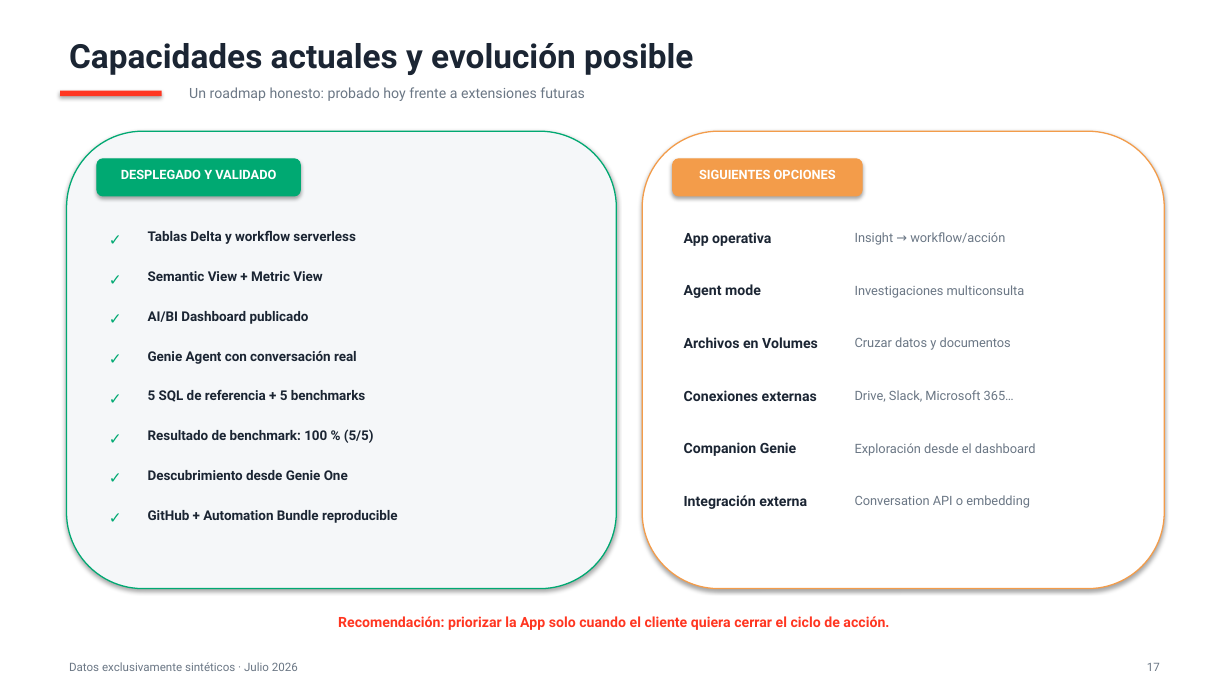
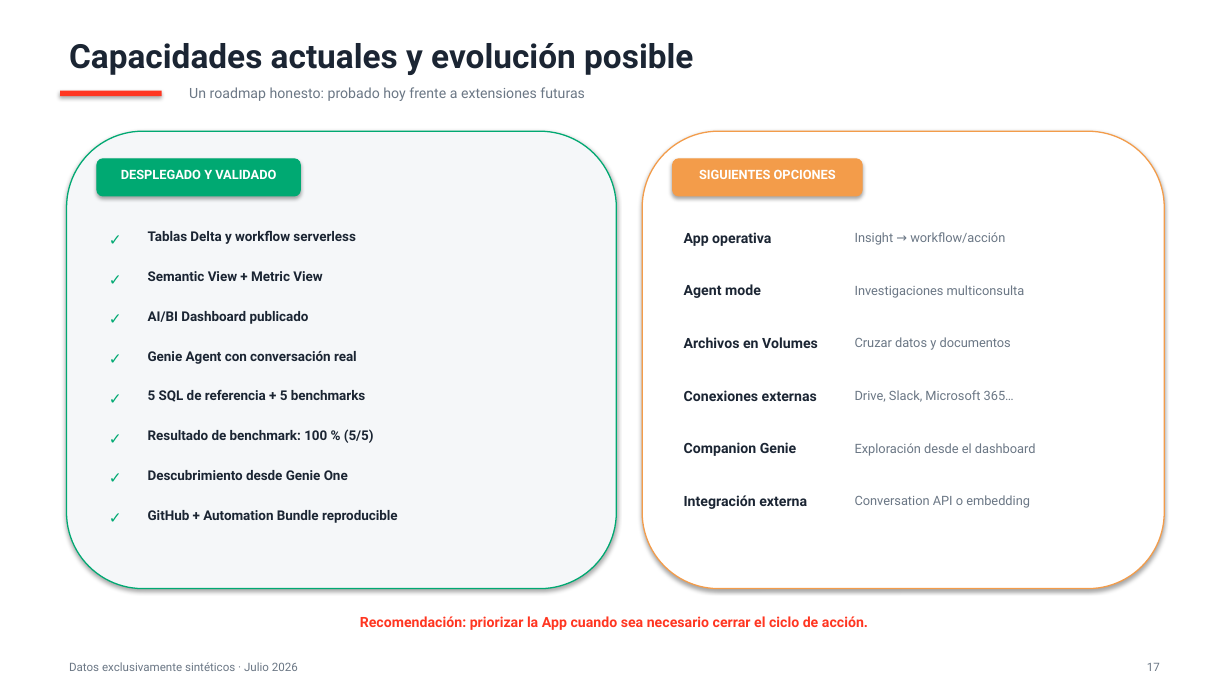
Before and after one commit to Rafavermar/Databricks-Genie-Demo, a slide deck: slide 17 of presentation/renewable_operations_demo.pptx. Drawn at 1232x693 pixels with LibreOffice and Linux fonts; fonts in the diff are those of the drawing. Boxes give left, top, right and bottom in pixels: in the first picture for what was removed or moved away, otherwise in the second. Text is boxed around its words. In the diff, an @@ line names an element or a change of style, - is before the commit and + after.

```diff
--- a/presentation/renewable_operations_demo.pptx
+++ b/presentation/renewable_operations_demo.pptx
@@ text at (x1=360, y1=616, x2=868, y2=630): text changed @@
-Recomendación: priorizar la App solo cuando el cliente quiera cerrar el ciclo de acción.
+Recomendación: priorizar la App cuando sea necesario cerrar el ciclo de acción.
```
Also in this commit, not shown: 7 other slides changed, 49 other files.
